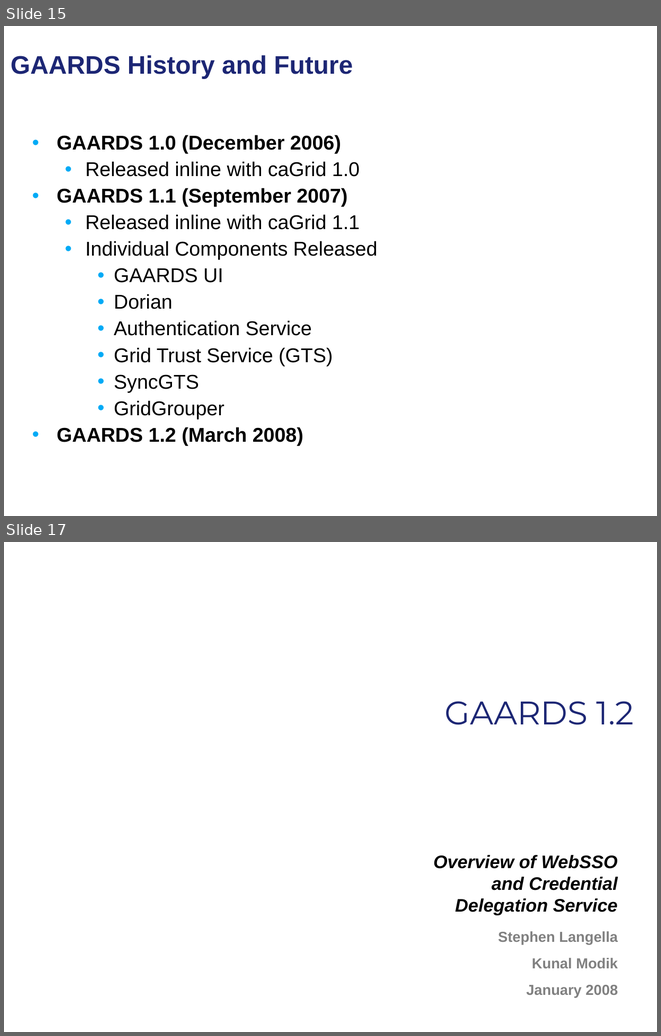
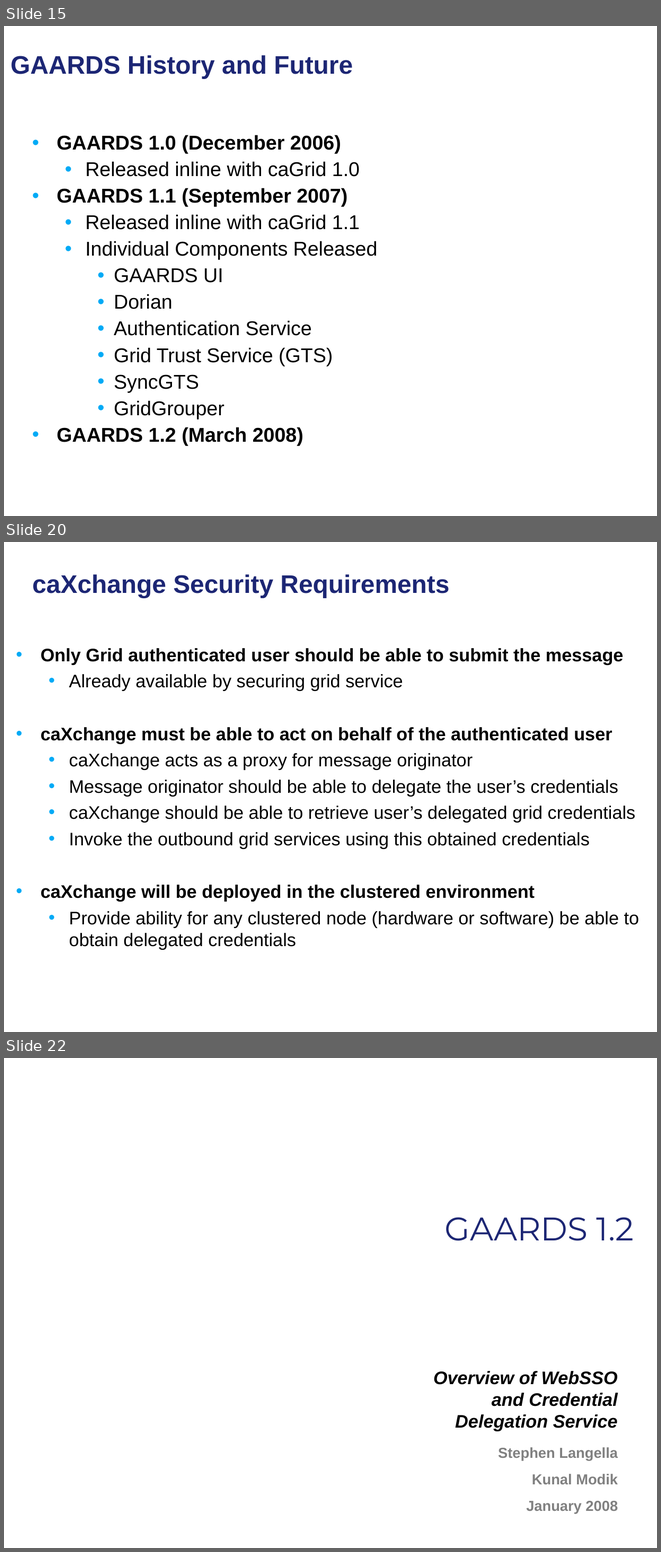
Before and after one commit to NCIP/cagrid-docs, a slide deck: presentations/security/gaards-arch-vcde-f2f-january-2008.ppt. Shown one above the other, each under a label of ours: slides 15 and 17 before the commit, slides 15, 20 and 22 after it; the slides between them are not shown. The pictures are 661x1036 and 661x1552 pixels, drawn with LibreOffice and Linux fonts; fonts in the diff are those of the drawing; background and template pictures are left out. Boxes give left, top, right and bottom in pixels: in the first picture for what was removed or moved away, otherwise in the second. Text is boxed around its words. In the diff, an @@ line names an element or a change of style, - is before the commit and + after.

```diff
--- a/presentations/security/gaards-arch-vcde-f2f-january-2008.ppt
+++ b/presentations/security/gaards-arch-vcde-f2f-january-2008.ppt
@@ slide 20 added at bbox=[4, 542, 657, 1032], background picture (left out) @@
@@ title added at bbox=[32, 574, 449, 598], 28 pt, text #1C2674, bold @@
+caXchange Security Requirements
@@ text added at bbox=[41, 648, 639, 949], 20 pt, text #000000 @@
+• Only Grid authenticated user should be able to submit the message
+  • Already available by securing grid service
+• caXchange must be able to act on behalf of the authenticated user
+  • caXchange acts as a proxy for message originator
+  • Message originator should be able to delegate the user’s credentials
+  • caXchange should be able to retrieve user’s delegated grid credentials
+  • Invoke the outbound grid services using this obtained credentials
+• caXchange will be deployed in the clustered environment
+  • Provide ability for any clustered node (hardware or software) be able to obtain delegated credentials
@@ what was slide 17 is now slide 22 @@
```
Also in this commit, not shown: 5 other slides added, 1 slide removed.
